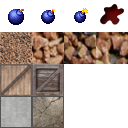
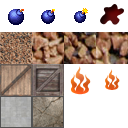
Two versions of the same layered image (128 × 128). Layer-by-layer changes:
added layer "Shape 3" (linear light) above "Shape 2" over 105, 69, 120, 90
added layer "Shape 2" (linear light) above "Layer 12" over 70, 66, 91, 95
